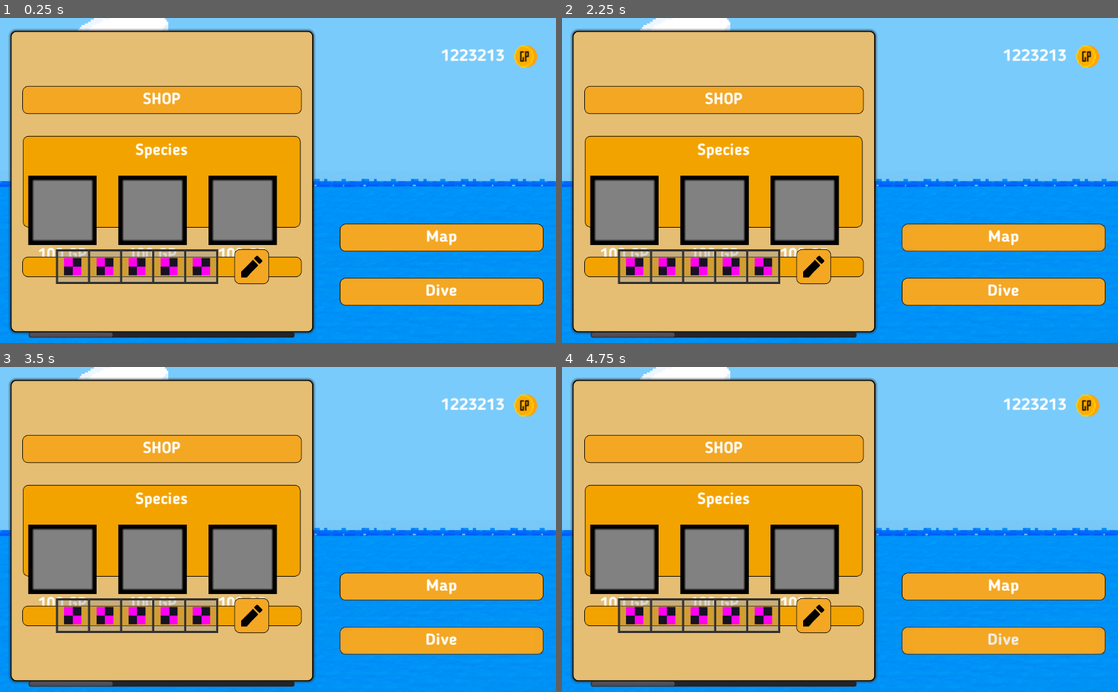
Above: before the commit, frames 1-4 (two rows, left to right).
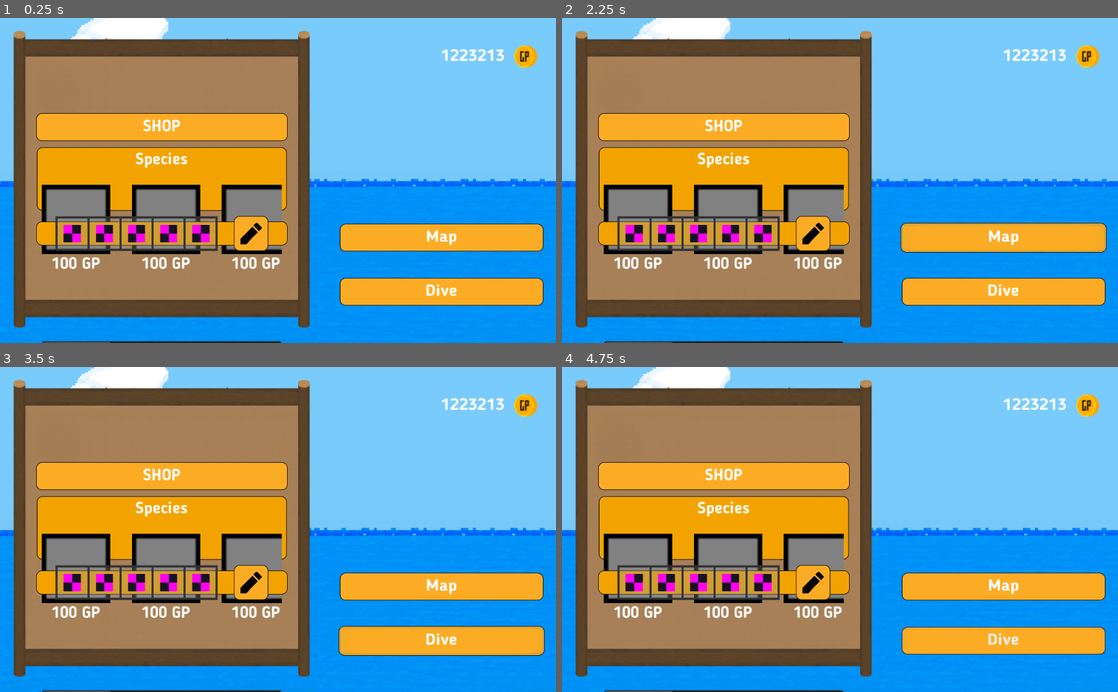
Above: after the commit, the same moments.

Repository: eliaperantoni/fisherman
Game: Godot game, scene res://scenes/menu/Menu.tscn
Same seed, same stepped clock (60 frames per second), same inputs: the game is played once before the commit and once after it. This scene is started directly instead of the project's main scene.
Inputs (mouse positions are in pixels of both pictures, inside the frame that each line leads up to):
- Up to frame 1 (0.25 s): no input
- Up to frame 2 (2.25 s): click "SHOP" at 0.5 s; click (812, 268) at 1.27 s; click "Map" at 2 s
- Up to frame 3 (3.5 s): click "Dive" at 2.75 s
- Up to frame 4 (4.75 s): tap Enter at 3.5 s; move the mouse to (962, 513) at 3.52 s; hold Right (ui_right) 3.53-4.28 s; click (962, 513) at 3.6 s; tap Space at 4.25 s; move the mouse to (728, 545) at 4.27 s; hold Down (ui_down) from 4.28 s (still down); tap Shift at 4.35 s

The runs differ from the first frame. In frame 1, 46% of the frame differs, in the area x 1-57%, y 3-100%; in frame 2, 47%, in the area x 1-98%, y 3-100%; in frame 3, 47%; in frame 4, 46%.

Commit message:
Edit theme and background

Diff:
--- a/assets/themes/theme.tres
+++ b/assets/themes/theme.tres
@@ -2,12 +2,28 @@
 
 [ext_resource path="res://assets/fonts/default_font.tres" type="DynamicFont" id=1]
 
-[sub_resource type="StyleBoxFlat" id=2]
+[sub_resource type="StyleBoxFlat" id=5]
+bg_color = Color( 0.980392, 0.678431, 0.145098, 1 )
+border_width_left = 1
+border_width_top = 1
+border_width_right = 1
+border_width_bottom = 1
+border_color = Color( 0, 0, 0, 1 )
+corner_radius_top_left = 10
+corner_radius_top_right = 10
+corner_radius_bottom_right = 10
+corner_radius_bottom_left = 10
+expand_margin_left = 2.0
+expand_margin_right = 2.0
+expand_margin_top = 2.0
+expand_margin_bottom = 2.0
+
+[sub_resource type="StyleBoxFlat" id=1]
 content_margin_left = 10.0
 content_margin_right = 10.0
 content_margin_top = 10.0
 content_margin_bottom = 10.0
-bg_color = Color( 0.960784, 0.658824, 0.141176, 1 )
+bg_color = Color( 0.992157, 0.678431, 0.145098, 1 )
 border_width_left = 1
 border_width_top = 1
 border_width_right = 1
@@ -18,23 +34,7 @@
 corner_radius_bottom_right = 10
 corner_radius_bottom_left = 10
 
-[sub_resource type="StyleBoxFlat" id=4]
-content_margin_left = 10.0
-content_margin_right = 10.0
-content_margin_top = 10.0
-content_margin_bottom = 10.0
-bg_color = Color( 0.796078, 0.560784, 0.054902, 1 )
-border_width_left = 1
-border_width_top = 1
-border_width_right = 1
-border_width_bottom = 1
-border_color = Color( 0, 0, 0, 1 )
-corner_radius_top_left = 10
-corner_radius_top_right = 10
-corner_radius_bottom_right = 10
-corner_radius_bottom_left = 10
-
-[sub_resource type="StyleBoxFlat" id=5]
+[sub_resource type="StyleBoxFlat" id=3]
 content_margin_left = 10.0
 content_margin_right = 10.0
 content_margin_top = 10.0
@@ -74,9 +74,9 @@
 "Button/icons/Button menu" = null
 Button/styles/disabled = null
 Button/styles/focus = null
-Button/styles/hover = SubResource( 2 )
-Button/styles/normal = SubResource( 2 )
-Button/styles/pressed = SubResource( 4 )
+Button/styles/hover = SubResource( 5 )
+Button/styles/normal = SubResource( 1 )
+Button/styles/pressed = SubResource( 1 )
 Label/colors/font_color = Color( 1, 1, 1, 1 )
 Label/colors/font_color_shadow = Color( 0, 0, 0, 0 )
 Label/colors/font_outline_modulate = Color( 1, 1, 1, 1 )
--- a/scenes/menu/ContainerOptions.tscn
+++ b/scenes/menu/ContainerOptions.tscn
@@ -37,6 +37,9 @@
 margin_top = -0.100006
 margin_right = 0.0719604
 margin_bottom = 0.0999756
+__meta__ = {
+"_edit_use_anchors_": false
+}
 
 [node name="VBoxContainer" type="VBoxContainer" parent="Center"]
 material = SubResource( 2 )
@@ -147,18 +150,19 @@
 margin_bottom = 163.0
 
 [node name="Bottom" type="Panel" parent="."]
-anchor_top = 0.895
+anchor_top = 0.822
 anchor_right = 1.0
 anchor_bottom = 1.0
+margin_top = -0.200012
 
 [node name="HBoxContainer" type="HBoxContainer" parent="Bottom"]
 anchor_left = 0.5
 anchor_top = 0.5
 anchor_right = 0.5
 anchor_bottom = 0.5
-margin_left = -199.0
+margin_left = -512.0
 margin_top = -32.0
-margin_right = 199.0
+margin_right = 512.0
 margin_bottom = 32.0
 custom_constants/separation = 30
 alignment = 1
@@ -171,14 +175,14 @@
 anchor_top = 0.0
 anchor_right = 0.0
 anchor_bottom = 0.0
-margin_left = 0.0
+margin_left = 313.0
 margin_top = 0.0
-margin_right = 304.0
+margin_right = 617.0
 margin_bottom = 64.0
 
 [node name="Button" type="Button" parent="Bottom/HBoxContainer"]
-margin_left = 334.0
-margin_right = 398.0
+margin_left = 647.0
+margin_right = 711.0
 margin_bottom = 64.0
 rect_min_size = Vector2( 64, 64 )
 icon = ExtResource( 3 )
--- a/scenes/menu/LeftMenu.tscn
+++ b/scenes/menu/LeftMenu.tscn
@@ -1,20 +1,24 @@
-[gd_scene load_steps=2 format=2]
+[gd_scene load_steps=3 format=2]
 
 [ext_resource path="res://scenes/menu/ContainerOptions.tscn" type="PackedScene" id=1]
+[ext_resource path="res://scenes/menu/wood.png" type="Texture" id=2]
 
-[node name="LeftMenu" type="PanelContainer"]
+[node name="LeftMenu" type="TextureRect"]
 anchor_right = 1.0
 anchor_bottom = 1.0
 rect_min_size = Vector2( 300, 300 )
-__meta__ = {
-"_edit_use_anchors_": false
-}
+texture = ExtResource( 2 )
+expand = true
 
 [node name="MarginContainer" type="MarginContainer" parent="."]
-margin_left = 7.0
-margin_top = 7.0
-margin_right = 1017.0
-margin_bottom = 593.0
+anchor_left = 0.049
+anchor_top = 0.093
+anchor_right = 0.95
+anchor_bottom = 0.892
+margin_left = -0.176003
+margin_top = 0.199997
+margin_right = 0.199951
+margin_bottom = -0.200012
 custom_constants/margin_right = 20
 custom_constants/margin_top = 100
 custom_constants/margin_left = 20
@@ -28,5 +32,5 @@
 anchor_bottom = 0.0
 margin_left = 20.0
 margin_top = 100.0
-margin_right = 990.0
-margin_bottom = 486.0
+margin_right = 903.0
+margin_bottom = 379.0
--- a/scenes/menu/Menu.tscn
+++ b/scenes/menu/Menu.tscn
@@ -36,7 +36,7 @@
 anchor_bottom = 0.0
 margin_left = 20.0
 margin_top = 20.0
-margin_right = 586.0
+margin_right = 585.0
 margin_bottom = 576.0
 
 [node name="MarginRight" type="MarginContainer" parent="."]
Not shown: 2 places in assets/themes/theme.tres that only renumber resources
Binary file added: scenes/menu/wood.png
Not shown, added: scenes/menu/wood.png.import
